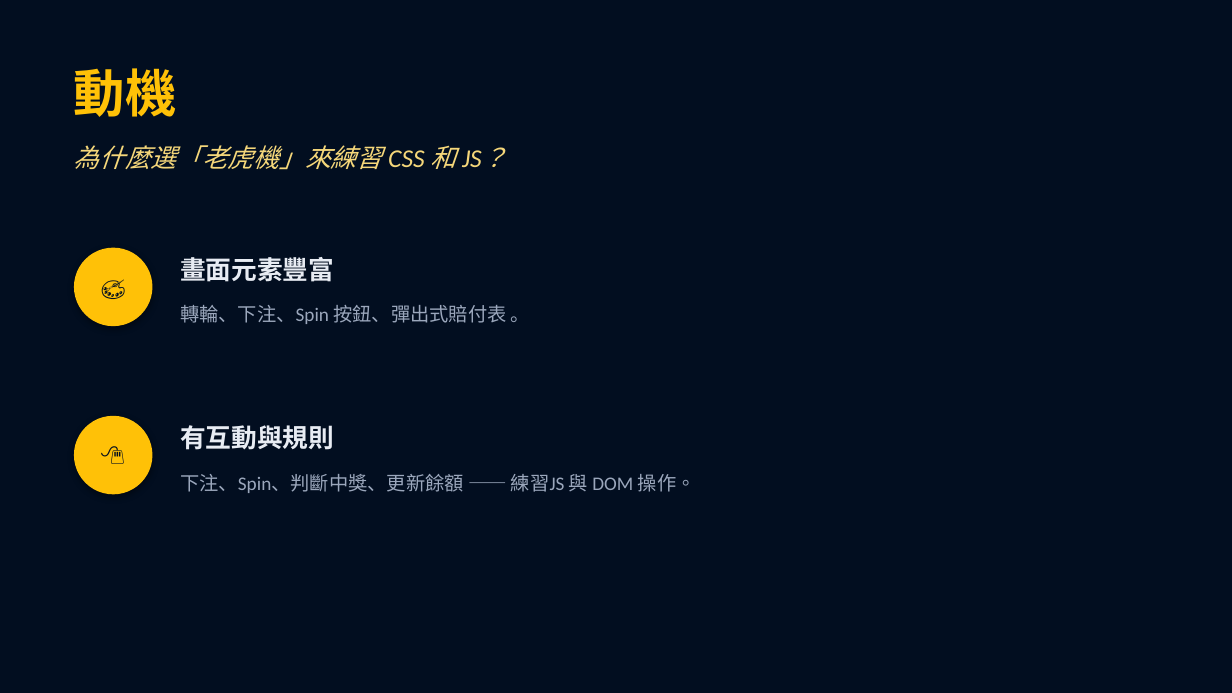
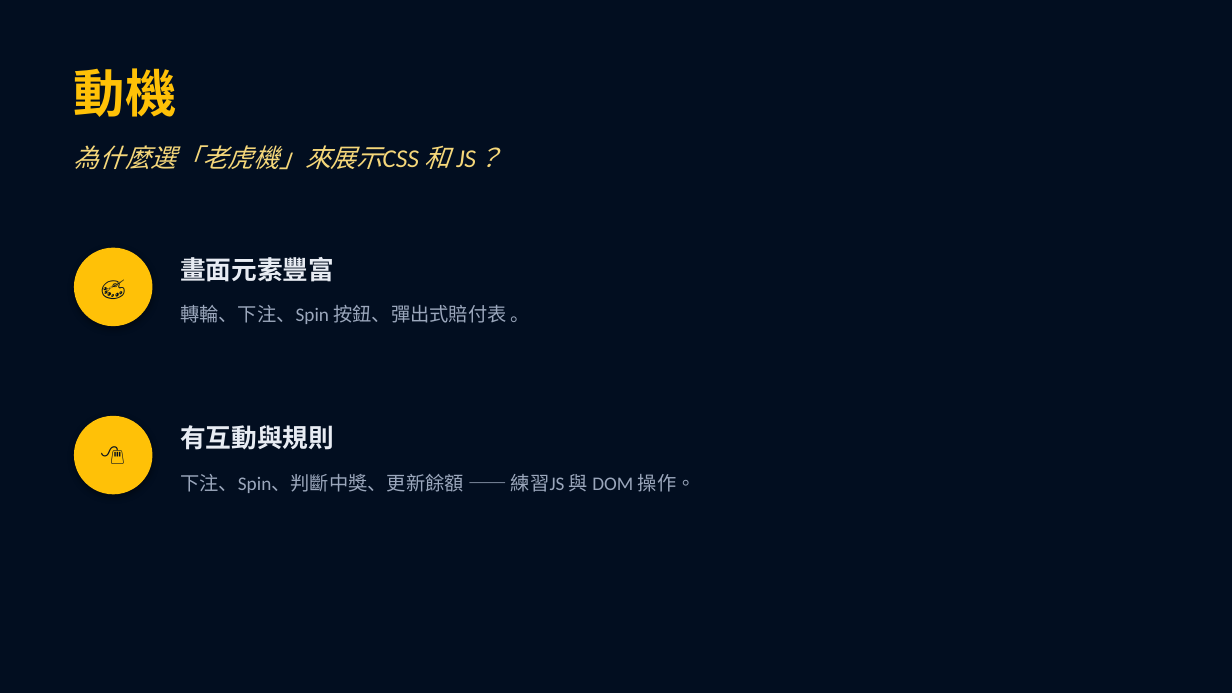
Before and after one commit to bxumsle000-cmd/slot-game, a slide deck: slide 2 of 老虎機專案簡報.pptx. Drawn at 1232x693 pixels with LibreOffice and Linux fonts; fonts in the diff are those of the drawing. Boxes give left, top, right and bottom in pixels: in the first picture for what was removed or moved away, otherwise in the second. Text is boxed around its words. In the diff, an @@ line names an element or a change of style, - is before the commit and + after.

```diff
--- a/老虎機專案簡報.pptx
+++ b/老虎機專案簡報.pptx
@@ text at [74,145,476,170]: text changed @@
-為什麼選「老虎機」來練習 CSS 和 JS？
+為什麼選「老虎機」來展示CSS 和 JS？
```
Also in this commit, not shown: 1 other slide changed, 1 slide added, 3 other files.
